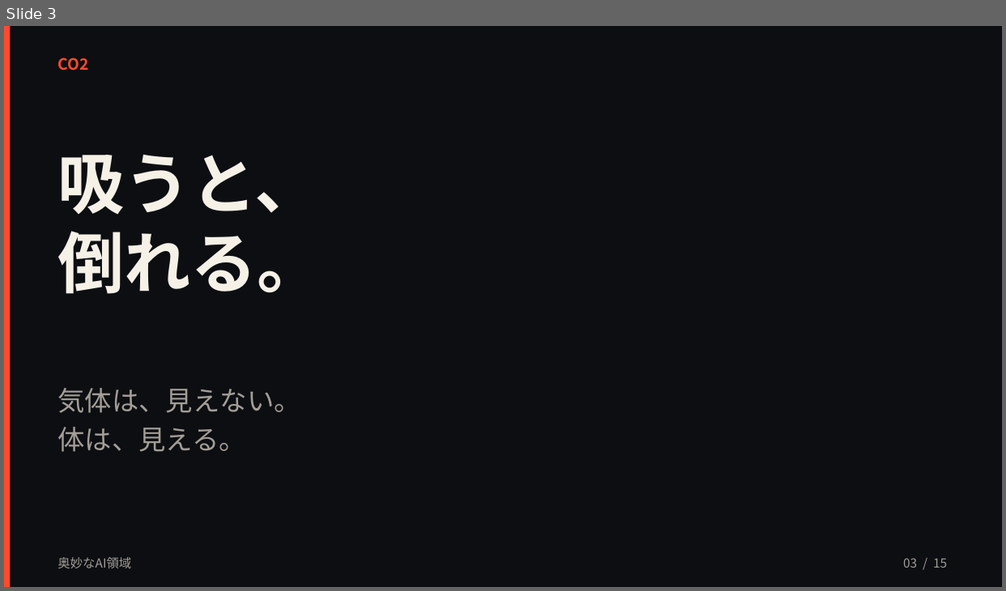
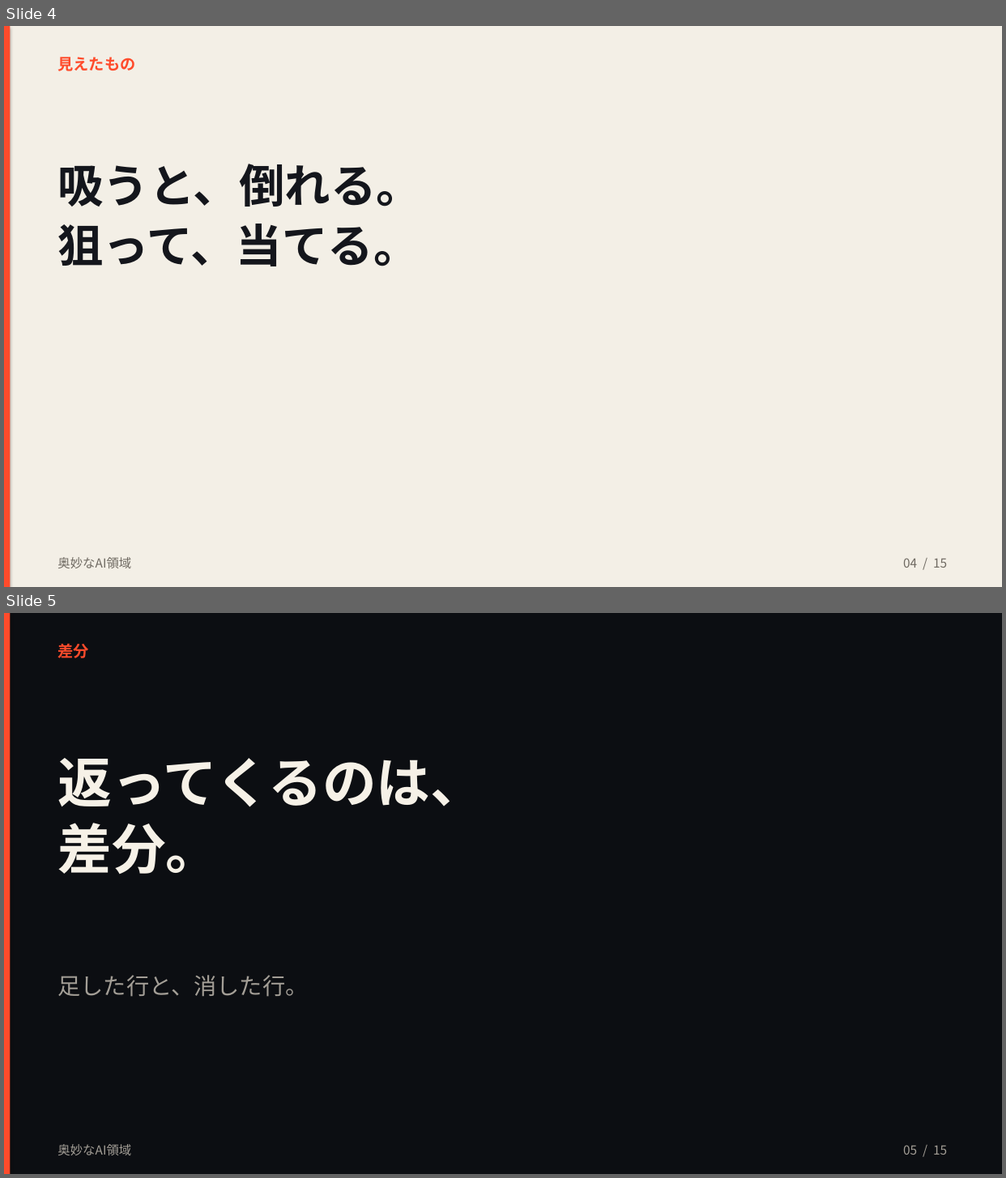
Before and after one commit to kouyozhang-design/vodcoach-ai, a slide deck: presentation/奥妙なAI領域_文化祭.pptx. Shown one above the other, each under a label of ours: slide 3 before the commit, slides 4 and 5 after it. The pictures are 1006x591 and 1006x1178 pixels, drawn with LibreOffice and Linux fonts; fonts in the diff are those of the drawing. Boxes give left, top, right and bottom in pixels: in the first picture for what was removed or moved away, otherwise in the second. Text is boxed around its words. In the diff, an @@ line names an element or a change of style, - is before the commit and + after.

```diff
--- a/presentation/奥妙なAI領域_文化祭.pptx
+++ b/presentation/奥妙なAI領域_文化祭.pptx
@@ slide 5 added at bbox=[4, 613, 1002, 1174], background #0C0E12 @@
@@ rectangle added at bbox=[4, 613, 10, 1174], fill #FF4B2B @@
@@ text added at bbox=[57, 643, 88, 658], 15 pt, text #FF4B2B, bold @@
+差分
@@ text added at bbox=[57, 758, 484, 875], 52 pt, text #F6F1E7, bold @@
+返ってくるのは、
+差分。
@@ text added at bbox=[57, 975, 308, 997], 22 pt, text #A39E96 @@
+足した行と、消した行。
@@ text added at bbox=[57, 1144, 131, 1156], 12 pt, text #A39E96 @@
+奥妙なAI領域
@@ text added at bbox=[903, 1145, 947, 1155], 12 pt, text #A39E96 @@
+05 / 15
@@ what was slide 3 is now slide 4 @@
@@ slide 4 changed as well @@
@@ background #0C0E12 to #F3EFE6 @@
@@ text at bbox=[57, 57, 135, 71]: text changed @@
-CO2
+見えたもの
@@ text at bbox=[57, 164, 421, 267]: text changed; size 64 to 44 pt; text colour #F6F1E7 to #14161C @@
-吸うと、
-倒れる。
+吸うと、倒れる。
+狙って、当てる。
@@ text removed at bbox=[57, 388, 300, 452] @@
-気体は、見えない。
-体は、見える。
@@ text "奥妙なAI領域" at bbox=[57, 557, 131, 569]: text colour #A39E96 to #6F6A62 @@
@@ text at bbox=[903, 558, 947, 568]: text changed; text colour #A39E96 to #6F6A62 @@
-03 / 15
+04 / 15
```
Also in this commit, not shown: 10 other slides changed, 3 other slides added, 4 slides removed, 2 other files.
